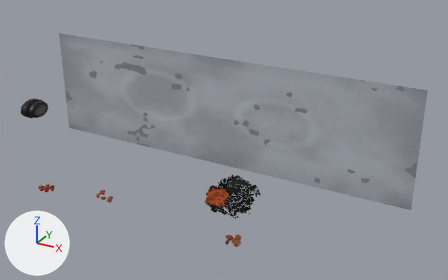
The glTF model app/src/main/assets/models/reef_details.glb, before and after one commit.
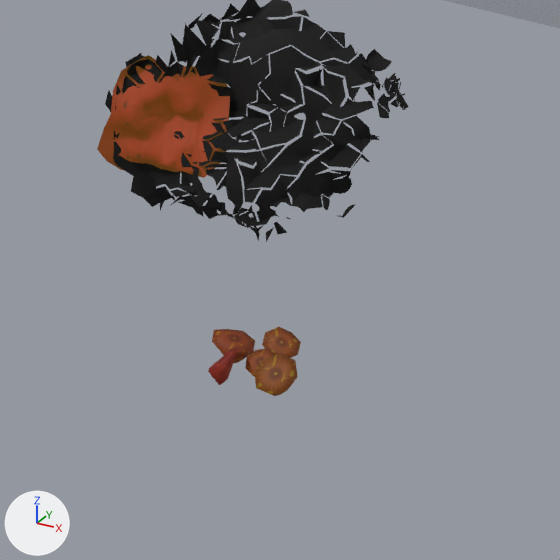
The first picture shows the older version from a 50 mm lens placed at (148.0, -153.6, 88.6), pointed at (71.4, -14.4, 19.0). The close-ups show the older and then the newer version on the part from 42% to 64% of the width and 63% to 99% of the height of that picture. Only the edits that show in the close-ups are written down. The lights are fixed; the arrows at lower left show +X, +Y and +Z. Where no turn or scale is listed for an object, it has been applied to the vertices.

The first close-up shows 'CorallineLow', 'EncrustYellow', 'MushroomsRed'.
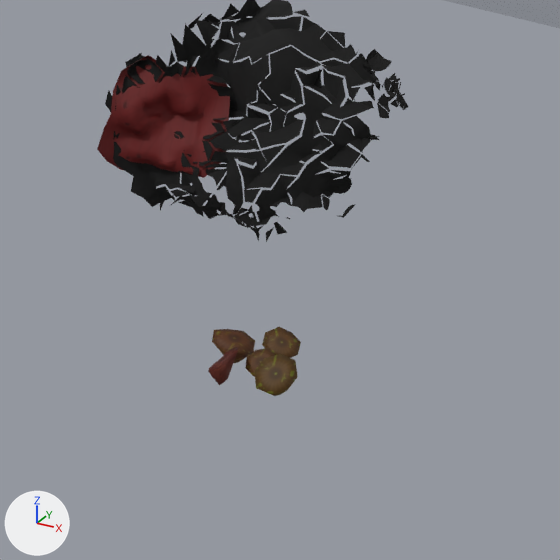
Pixel boxes [x1, y1, x2, y2] of what changed, in the close-ups (560 x 560 px):
'EncrustYellow', recoloured (brown to red): [97, 55, 230, 178] in both
'MushroomsRed', recoloured: [208, 327, 301, 396] in both

What changed in the scene script:
```text
Change mat_encrust_yellow:
    where n0 = _N.new('ShaderNodeBsdfPrincipled'); n0.name = 'Principled BSDF'
    remove n0.inputs[27].default_value = (0.0444, 0.0351, 0.00212, 1.0)  # 'Emission Color', dark yellow #3b3507
    remove n0.inputs[28].default_value = 1.0  # 'Emission Strength'
    where n2 = _N.new('ShaderNodeMix'); n2.name = 'Mix'
    add n2.inputs[7].default_value = (0.38, 0.33, 1.0, 1.0)  # 'B', blue #a69bff
    add n5 = _N.new('ShaderNodeMix'); n5.name = 'Mix.001'
    add n5.data_type = 'RGBA'
    add n5.blend_type = 'MULTIPLY'
    add n5.inputs[0].default_value = 1.0  # 'Factor'
    where n3 = _N.new('ShaderNodeVertexColor'); n3.name = 'Color Attribute'
    where n4 = _N.new('ShaderNodeTexImage'); n4.name = 'Image Texture'
    remove _L.new(n3.outputs[0], n2.inputs[7])  # 'Color' to 'B'
    remove _L.new(n4.outputs[0], n2.inputs[6])  # 'Color' to 'A'
    add _L.new(n5.outputs[2], n2.inputs[6])  # 'Result' to 'A'
    add _L.new(n3.outputs[0], n5.inputs[7])  # 'Color' to 'B'
    add _L.new(n4.outputs[0], n5.inputs[6])  # 'Color' to 'A'
Change mat_mushroom_red_small:
    where n0 = _N.new('ShaderNodeBsdfPrincipled'); n0.name = 'Principled BSDF'
    n0.inputs[27].default_value: (0.0211, 0.00274, 0.000926, 1.0) -> (0.00577, 0.000926, 0.000464, 1.0)  # 'Emission Color', black #280903 -> 'Emission Color', black #110302
    where n2 = _N.new('ShaderNodeMix'); n2.name = 'Mix'
    add n2.inputs[7].default_value = (0.4, 0.7, 0.85, 1.0)  # 'B', cyan #aadaed
    add n5 = _N.new('ShaderNodeMix'); n5.name = 'Mix.001'
    add n5.data_type = 'RGBA'
    add n5.blend_type = 'MULTIPLY'
    add n5.inputs[0].default_value = 1.0  # 'Factor'
    where n3 = _N.new('ShaderNodeVertexColor'); n3.name = 'Color Attribute'
    where n4 = _N.new('ShaderNodeTexImage'); n4.name = 'Image Texture'
    remove _L.new(n3.outputs[0], n2.inputs[7])  # 'Color' to 'B'
    remove _L.new(n4.outputs[0], n2.inputs[6])  # 'Color' to 'A'
    add _L.new(n5.outputs[2], n2.inputs[6])  # 'Result' to 'A'
    add _L.new(n3.outputs[0], n5.inputs[7])  # 'Color' to 'B'
    add _L.new(n4.outputs[0], n5.inputs[6])  # 'Color' to 'A'
```
